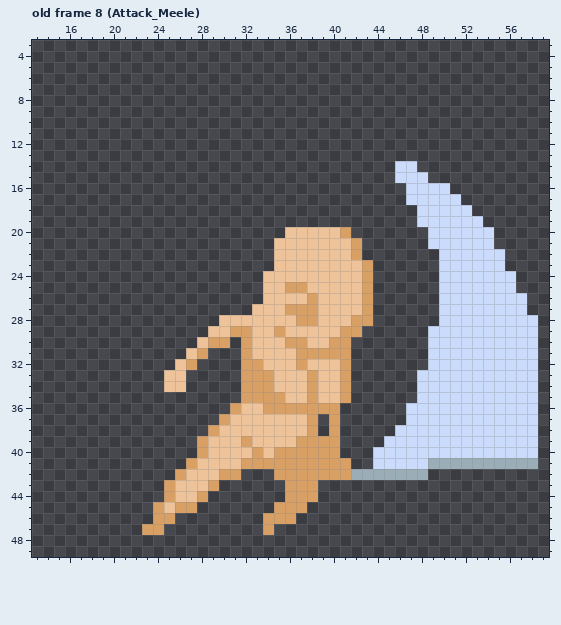
Two states of a pixel-art file, RawResource/projectRoom/base_female.aseprite. The first picture shows the starting point.
64x64 pixels, 9 frames. Shown: old frame 8 (Attack_Meele): x 13..59, y 3..49. The commit also changed other frames, which this record leaves out.
And afterwards:
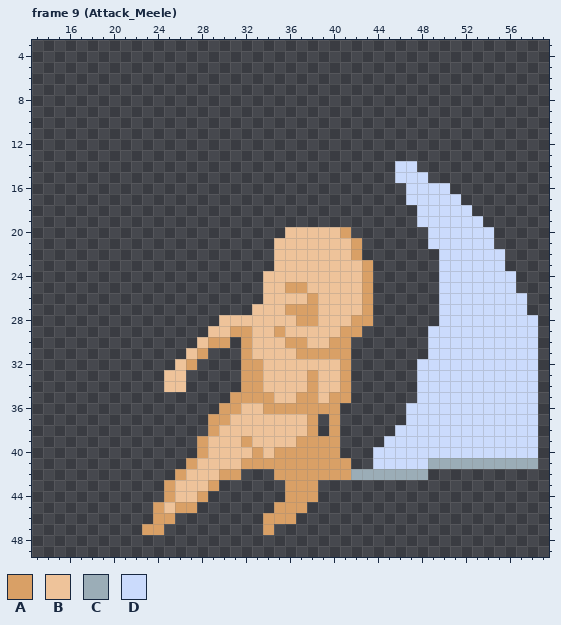
Palette (. is transparent): A #d9a066  B #eec39a  C #9badb7  D #cbdbfc
A new or re-ordered frame is compared with the old frame closest to it.
Changes in this commit:
frames 9 -> 10
Frame 9 (Attack_Meele) is new; against old frame 8 (Attack_Meele), layers "BaseGroup/base_melee", "BaseGroup/base_nude":
y 32: x 37 A -> B; x 48 . -> D
y 33..34: x 34 A -> B
y 35: x 31 . -> A; x 35 A -> B; x 37 B -> A; x 40 B -> A
y 36: x 30 . -> A
y 37: x 29 . -> A
Where, in picture pixels (left, top, right, bottom), the same in both pictures:
changed: (208, 359, 340, 425)
added: (417, 359, 428, 370)
